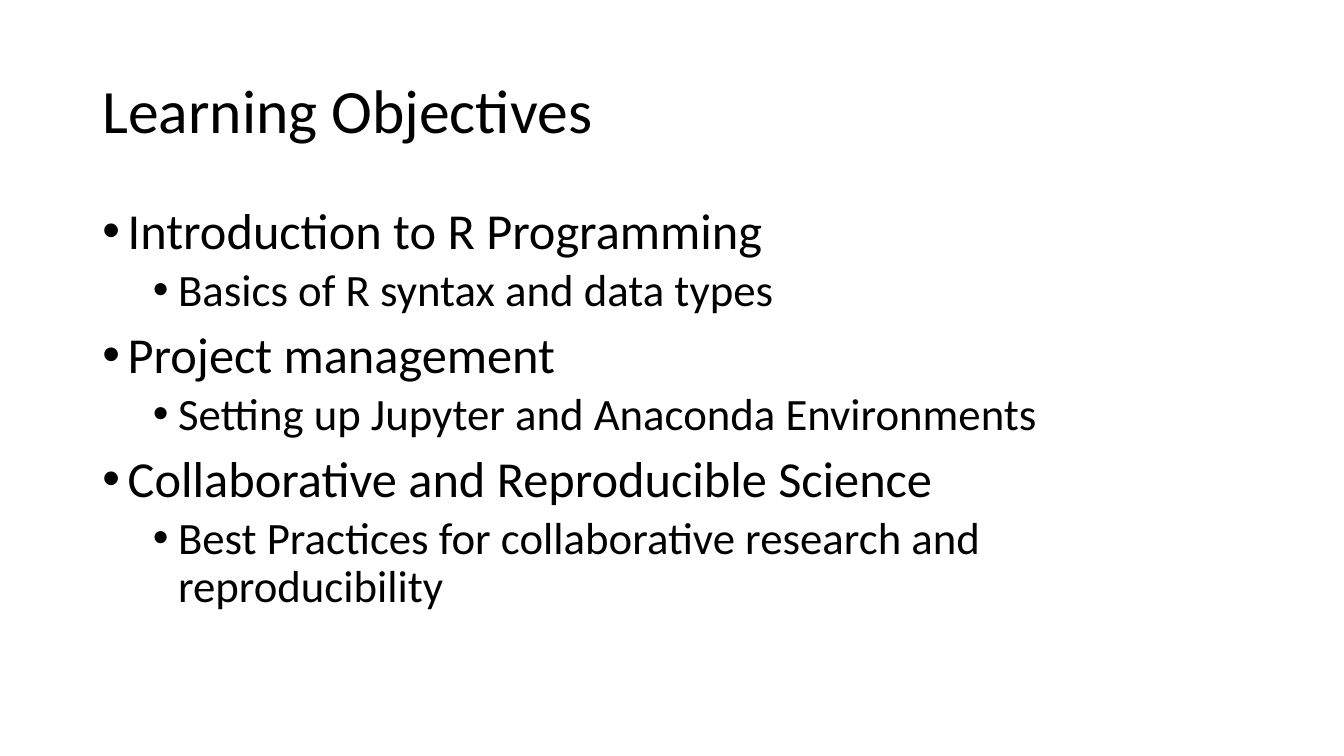
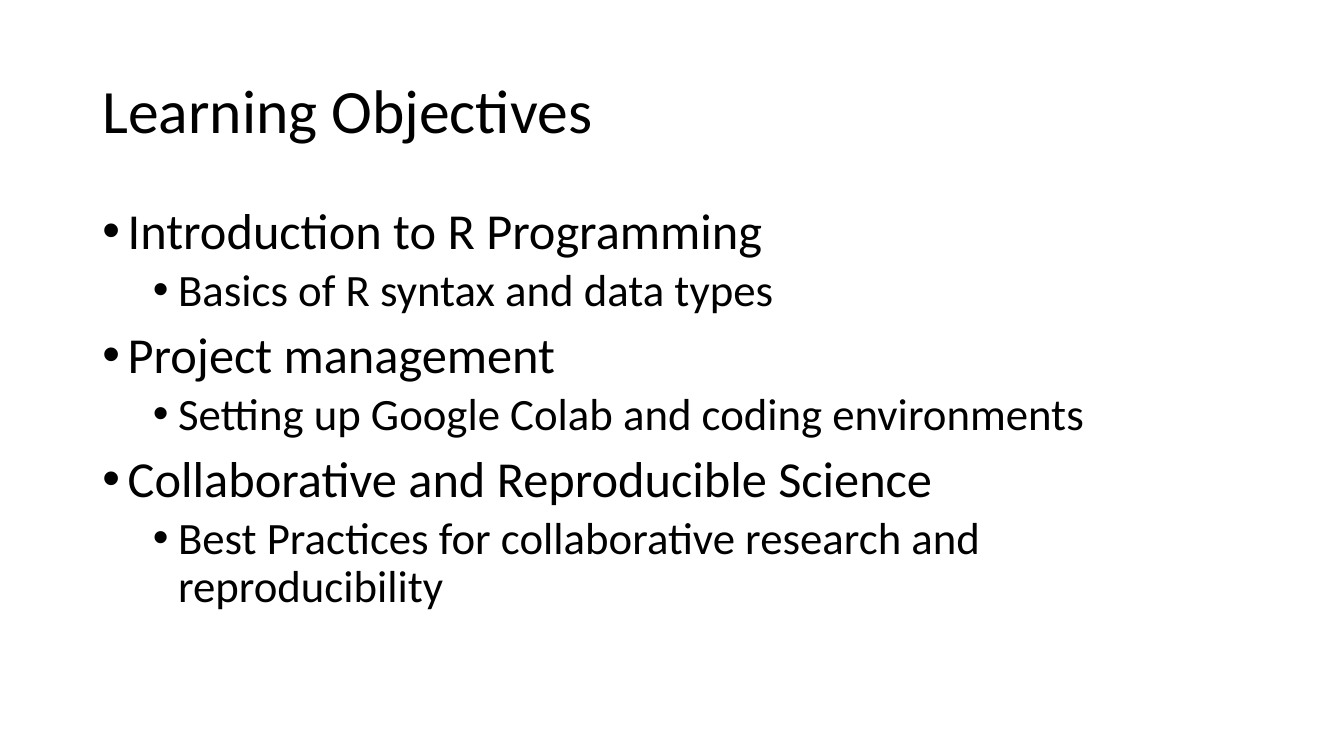
Before and after one commit to EpiPandit/MPM_200, a slide deck: slide 2 of Session 5/R and data management.pptx. Drawn at 1344x756 pixels with LibreOffice and Linux fonts; fonts in the diff are those of the drawing. Boxes give left, top, right and bottom in pixels: in the first picture for what was removed or moved away, otherwise in the second. Text is boxed around its words. In the diff, an @@ line names an element or a change of style, - is before the commit and + after.

```diff
--- a/Session 5/R and data management.pptx
+++ b/Session 5/R and data management.pptx
@@ text at [178, 399, 1083, 438]: text changed @@
-  • Setting up Jupyter and Anaconda Environments
+  • Setting up Google Colab and coding environments
```
Also in this commit, not shown: 4 other slides changed, 5 slides added, 7 slides removed, 5 other files.
